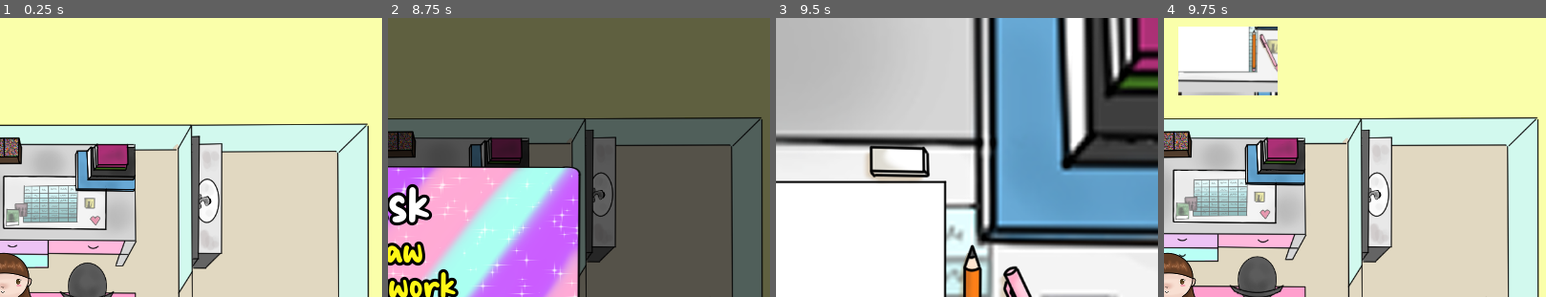
Above: before the commit, frames 1-4 (left to right).
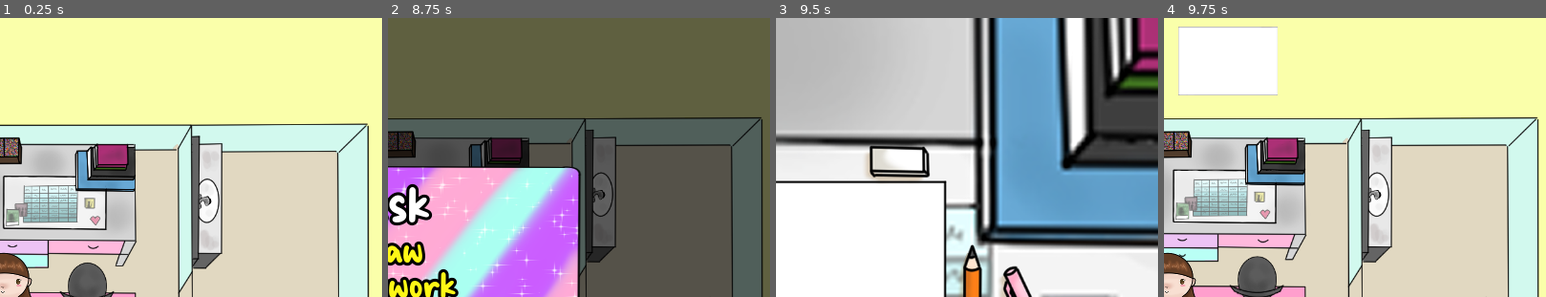
Above: after the commit, the same moments.

Repository: A-Walrus/Jessy
Game: Godot game, scene res://Scenes/World.tscn
Two runs of this game, one before a commit and one after it. Both use one fixed random seed, a clock stepped at 60 frames per second and the inputs below. Sound files missing from this copy of the repository are replaced by a short silence.
Inputs (mouse positions are % of the whole screen's width and height, from its top left):
- Up to frame 1 (0.25 s): no input
- Up to frame 2 (8.75 s): tap Enter (ui_accept) at 0.5, 6.5, 6.77 s; drag from (93, 59) to (31, 44) at 0.52 s; drag from (11, 45) to (73, 60) at 1.27 s; move the mouse to (26, 76) at 2.02 s; press the mouse at (26, 76) at 2.03 s; release the mouse at (26, 76) at 2.75 s; drag from (64, 83) to (31, 16) at 2.77 s; drag from (66, 13) to (28, 69) at 3.52 s; drag from (59, 16) to (13, 28) at 4.27 s; move the mouse to (28, 39) at 5.02 s; press the mouse at (28, 39) at 5.03 s; release the mouse at (28, 39) at 5.75 s; drag from (35, 25) to (65, 30) at 5.77 s; move the mouse to (72, 45) at 6.52 s; press the mouse at (72, 45) at 6.53 s; release the mouse at (72, 45) at 7.25 s; drag from (30, 55) to (40, 32) at 7.27 s; move the mouse to (60, 28) at 8.02 s; press the mouse at (60, 28) at 8.03 s
- Up to frame 3 (9.5 s): release the mouse at (60, 28) at 8.75 s; click "Draw" at 8.75 s
- Up to frame 4 (9.75 s): click "Room" at 9.5 s
The pictures show only the part of the screen within x 50-100%, y 0-50%; the shares and areas given below are measured in that part.

Frames 1-3 are identical in both runs. In frame 4, 2.5% of the frame differs, in the area x 3-30%, y 3-28%.

Commit message:
drawing bugfix
drawing in fullscreen used to "screenshot" the drawing bad, now it doesn't

Diff:
--- a/Jessy/Scripts/get_drawing.gd
+++ b/Jessy/Scripts/get_drawing.gd
@@ -7,8 +7,11 @@
 # Called when the node enters the scene tree for the first time.
 func _exit_tree():
 	if get_tree().get_current_scene().get_name() == "Drawing":
-		region_rect = get_node("/root/Drawing").page_bounds
-		print("helo")
+		var bounds = get_node("/root/Drawing").page_bounds
+		var transform = get_viewport_transform()
+		var sca = transform.get_scale()
+		region_rect = Rect2(transform.xform(bounds.position),transform.xform(bounds.size))
+		scale = Vector2(1/sca.x,1/sca.y)
 		var img = get_viewport().get_texture().get_data()
 		var itex = ImageTexture.new()
 		img.flip_y()
